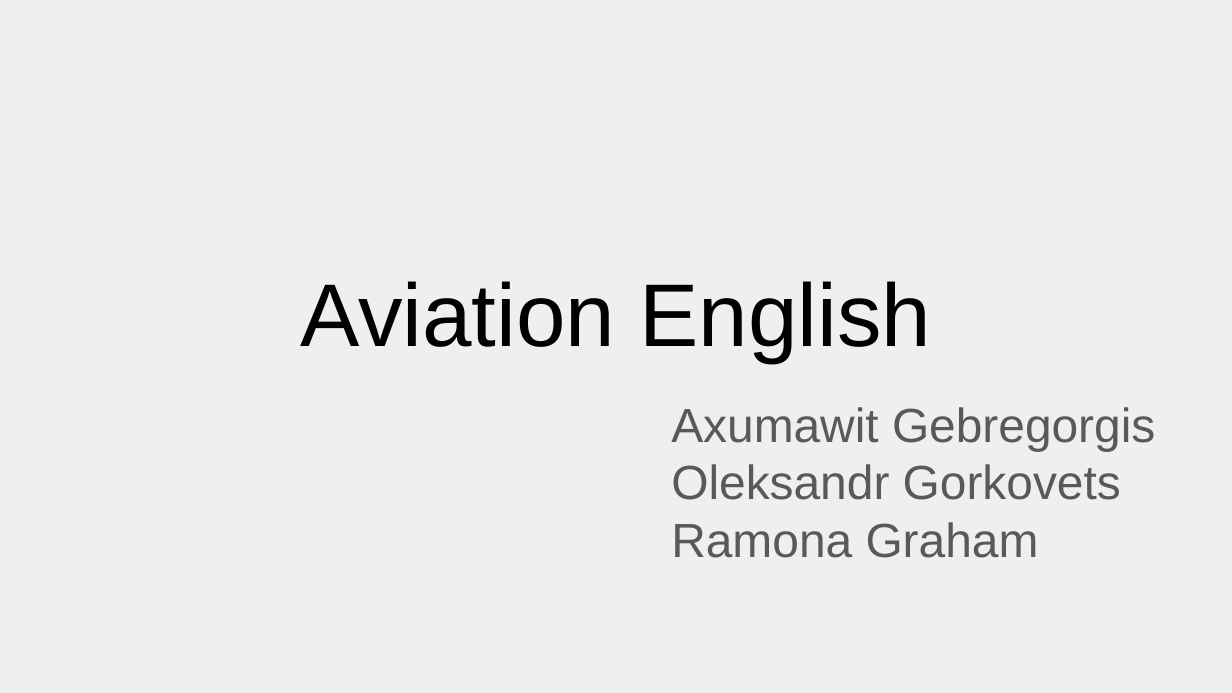
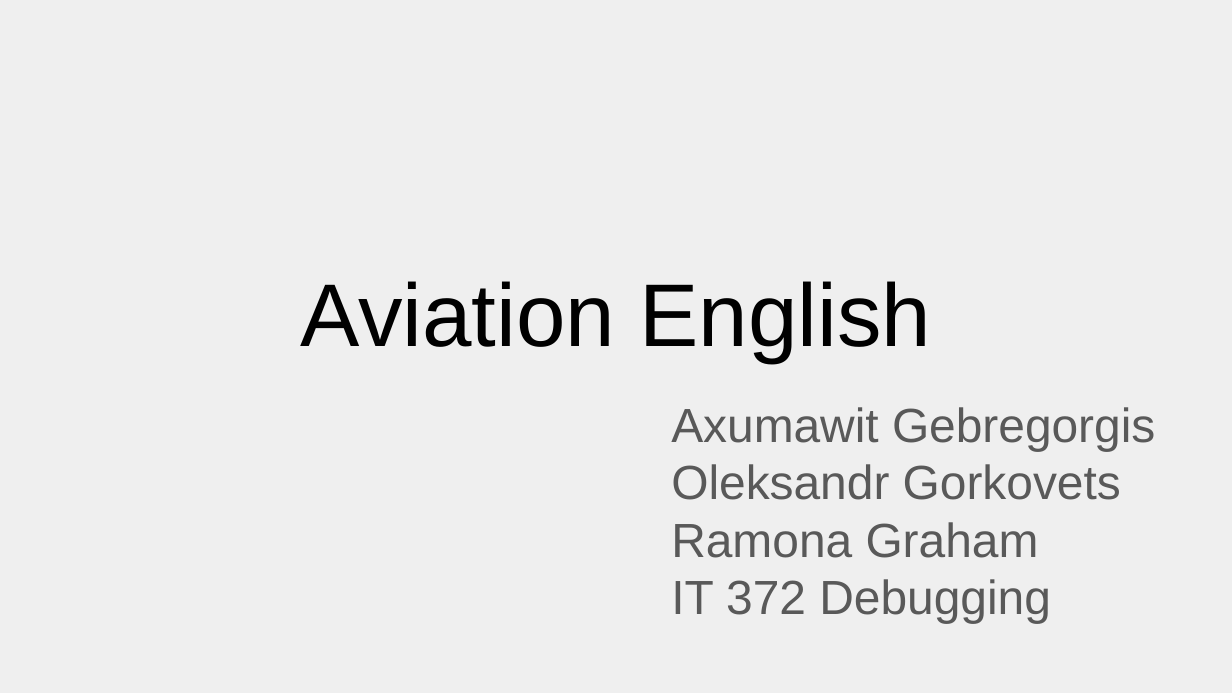
Before and after one commit to OGorkovets/avia, a slide deck: slide 1 of Documents for Maintenance/Aviation English.pptx. Drawn at 1232x693 pixels with LibreOffice and Linux fonts; fonts in the diff are those of the drawing. Boxes give left, top, right and bottom in pixels: in the first picture for what was removed or moved away, otherwise in the second. Text is boxed around its words. In the diff, an @@ line names an element or a change of style, - is before the commit and + after.

```diff
--- a/Documents for Maintenance/Aviation English.pptx
+++ b/Documents for Maintenance/Aviation English.pptx
@@ subtitle at bbox=[671, 579, 1051, 623]: paragraph added @@
+IT 372 Debugging
```
Also in this commit, not shown: 6 other files.
